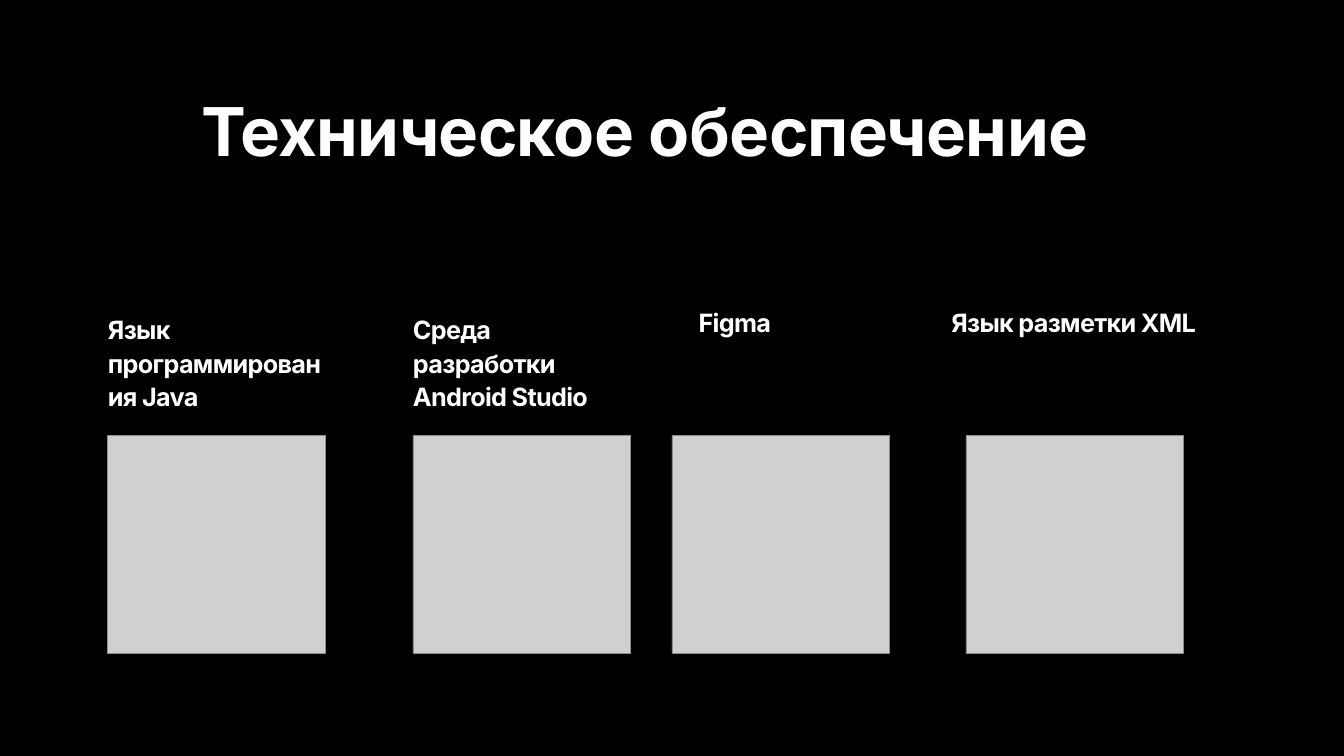
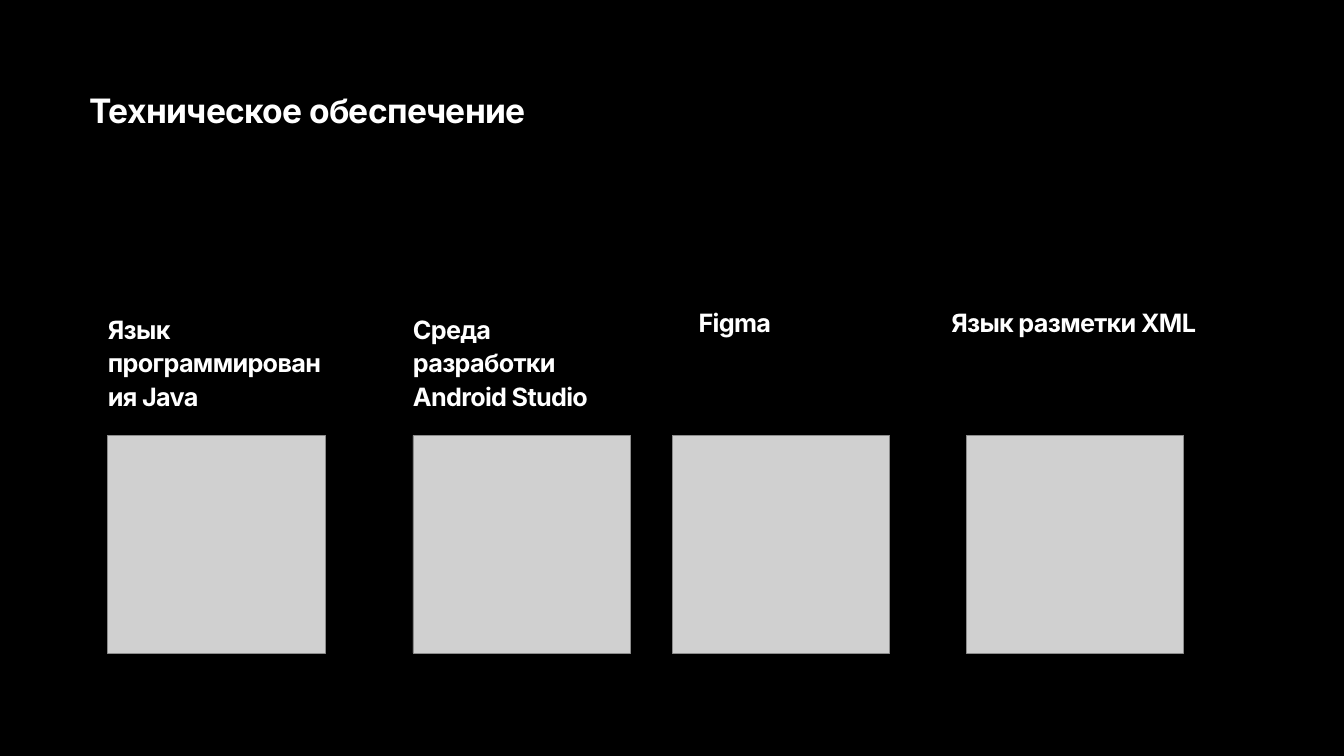
Before and after one commit to Xakepl/MyNotesPad, a slide deck: slide 7 of app/VideoAndPresentation/MyNotesPad.pptx. Drawn at 1344x756 pixels with LibreOffice and Linux fonts; fonts in the diff are those of the drawing; grey boxes stand for pictures. Boxes give left, top, right and bottom in pixels: in the first picture for what was removed or moved away, otherwise in the second. Text is boxed around its words. In the diff, an @@ line names an element or a change of style, - is before the commit and + after.

```diff
--- a/app/VideoAndPresentation/MyNotesPad.pptx
+++ b/app/VideoAndPresentation/MyNotesPad.pptx
@@ text "Техническое обеспечение" at (90,98,525,124): size 72 to 36 pt; alignment centre to left @@
```
Also in this commit, not shown: 5 other slides changed, 18 other files.
